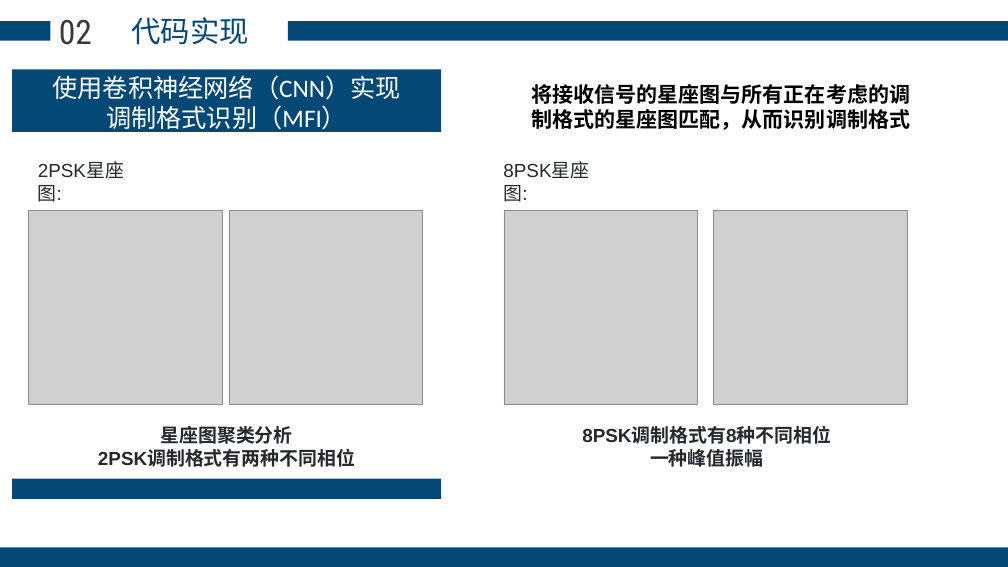
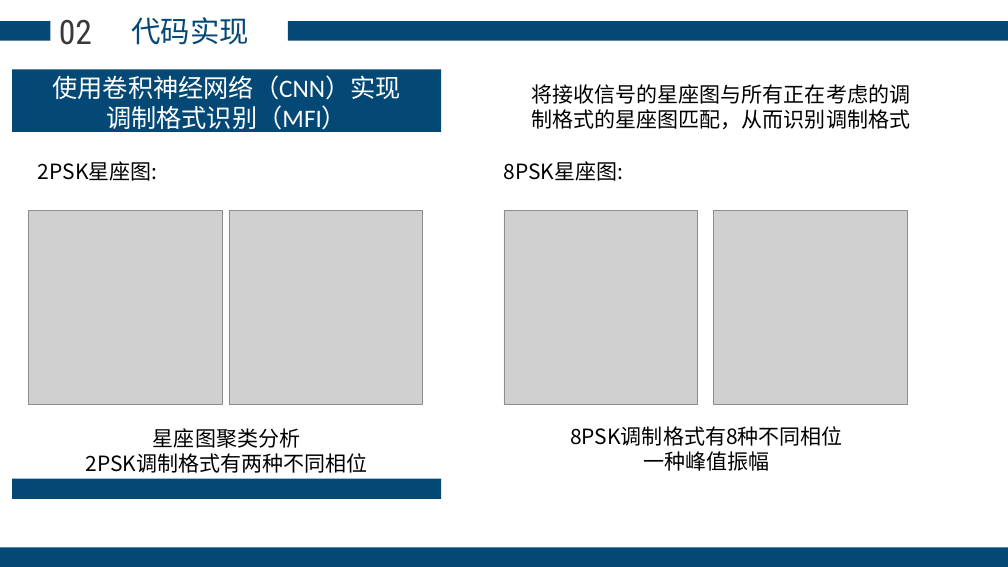
Before and after one commit to Eric-Ma-7/Modulation-Format-Classification, a slide deck: slide 7 of 展示.pptx. Drawn at 1008x567 pixels with LibreOffice and Linux fonts; fonts in the diff are those of the drawing; grey boxes stand for pictures; background and template pictures are left out. Boxes give left, top, right and bottom in pixels: in the first picture for what was removed or moved away, otherwise in the second. Text is boxed around its words. In the diff, an @@ line names an element or a change of style, - is before the commit and + after.

```diff
--- a/展示.pptx
+++ b/展示.pptx
@@ text "将接收信号的星座图与所有正在考虑的调制格式的星座图匹配，从而识别调制格式" at [532,84,911,129]: font Calibri to Noto Sans CJK SC, bold off @@
@@ text "2PSK星座图:" at [38,161,158,181]: size 18 to 20 pt, font Arial to Noto Sans CJK SC, text colour #24292E to #000000 @@
@@ text "8PSK星座图:" at [503,161,623,181]: size 18 to 20 pt, font Arial to Noto Sans CJK SC, text colour #24292E to #000000 @@
@@ text "星座图聚类分析" at [85,428,367,473]: size 18 to 20 pt, font Arial to Noto Sans CJK SC, text colour #24292E to #000000, bold off @@
@@ text "星座图聚类分析": place and size @@
-text "星座图聚类分析" at [98,426,355,467]
+text "星座图聚类分析" at [85,428,367,473]
@@ text "8PSK调制格式有8种不同相位": place and size @@
-text "8PSK调制格式有8种不同相位" at [582,428,831,467]
+text "8PSK调制格式有8种不同相位" at [570,426,843,471]
@@ text "8PSK调制格式有8种不同相位" at [570,426,843,471]: size 18 to 20 pt, font Arial to Noto Sans CJK SC, text colour #24292E to #000000, bold off @@
```
Also in this commit, not shown: 15 other slides changed.
